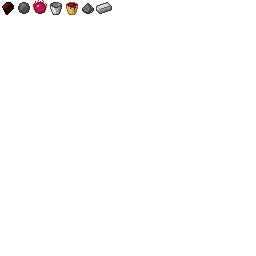
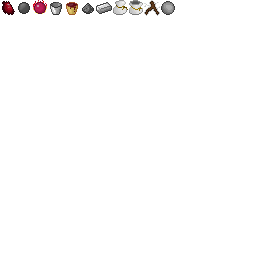
Revision of a layered 256 x 256 image; what changed, layer by layer:
added layer "New Base Stone" above "Diving Rod" over [161, 1, 175, 15]
added layer "Diving Rod" above "Alchemy Bag Open" over [144, 0, 160, 16]
added layer "Alchemy Bag Open" above "Alchemy Bag Closed" over [129, 0, 143, 15]
added layer "Alchemy Bag Closed" above "Generic Algot" over [113, 0, 128, 15]
painted on "Shard of Minium" over [2, 1, 15, 15]
